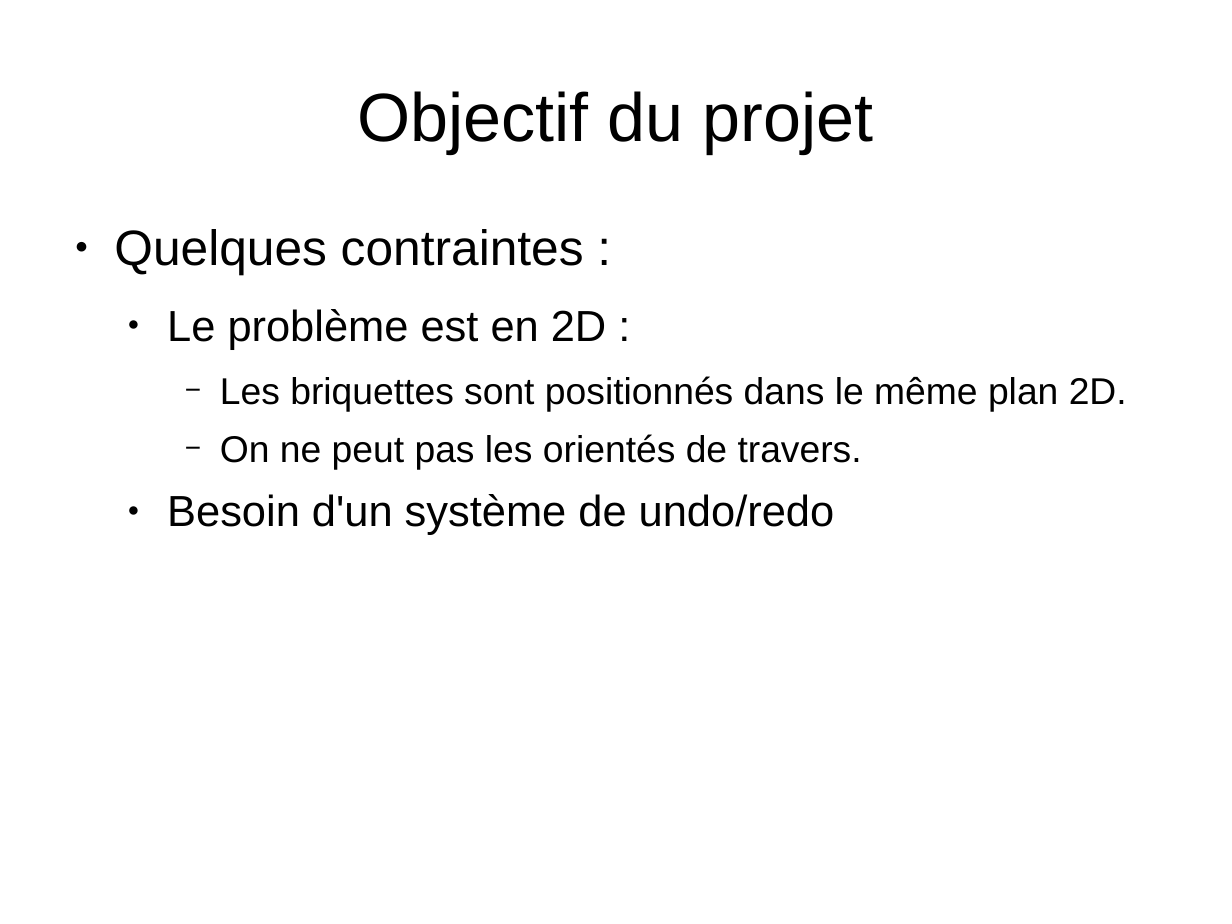
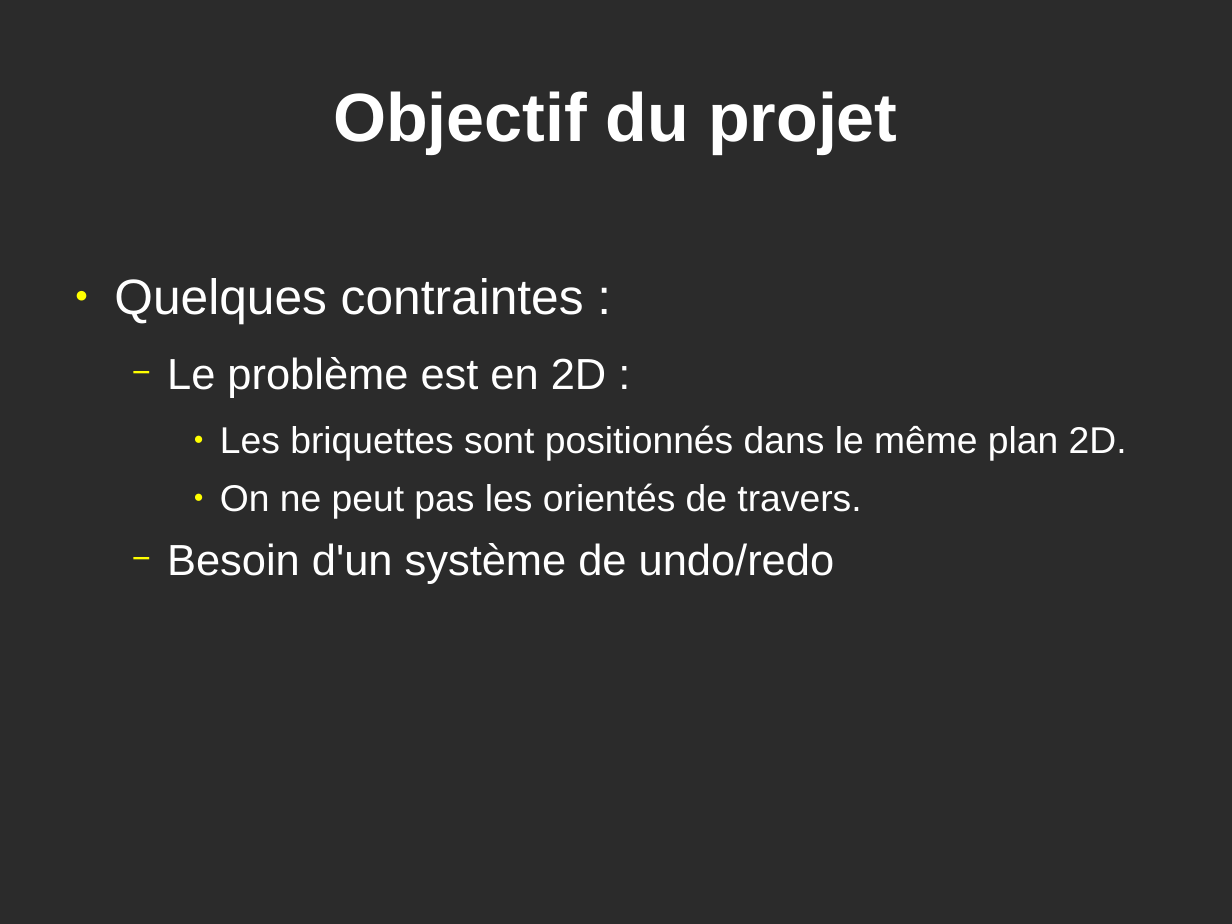
Before and after one commit to GuillaumeSmaha/BriquettePhysique, a slide deck: slide 4 of rapport/presentation/presentation_briquette.odp. Drawn at 1232x924 pixels with LibreOffice and Linux fonts; fonts in the diff are those of the drawing; background and template pictures are left out; a plain dark background stands for a picture behind light text. Boxes give left, top, right and bottom in pixels: in the first picture for what was removed or moved away, otherwise in the second. Text is boxed around its words. In the diff, an @@ line names an element or a change of style, - is before the commit and + after.

```diff
--- a/rapport/presentation/presentation_briquette.odp
+++ b/rapport/presentation/presentation_briquette.odp
@@ background #FFFFFF to picture (left out) @@
@@ title "Objectif du projet" at [333, 91, 898, 153]: text colour #000000 to #FFFFFF, bold on @@
@@ text "Quelques contraintes :": place and size @@
-text "Quelques contraintes :" at [114, 229, 1127, 535]
+text "Quelques contraintes :" at [114, 278, 1127, 584]
@@ text "Quelques contraintes :" at [114, 278, 1127, 584]: text colour #000000 to #FFFFFF; bullet colour #000000 to #FFFF00; bullet ● to −; bullet − to ● @@
```
Also in this commit, not shown: 4 other slides changed, 5 slides added, 2 slides removed.
